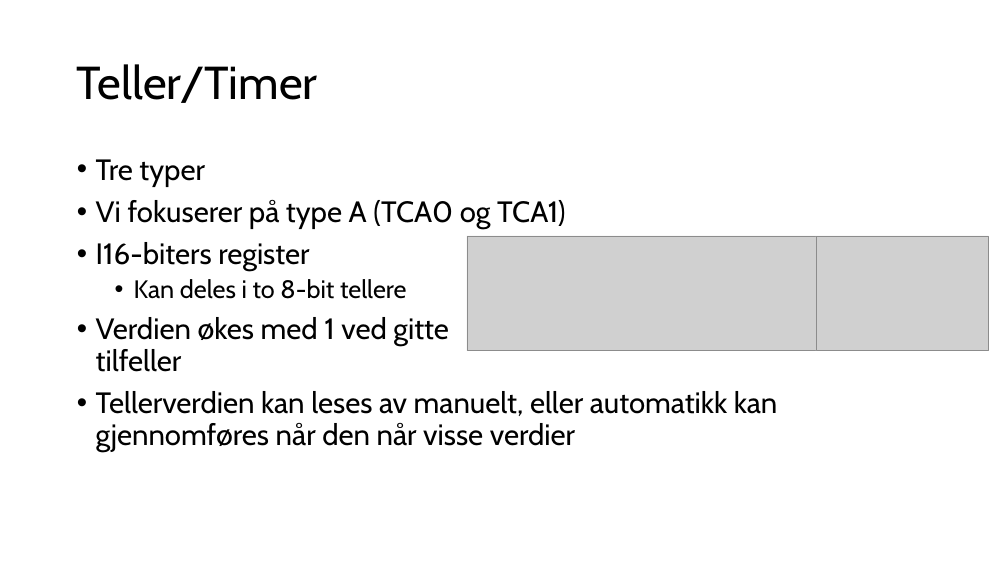
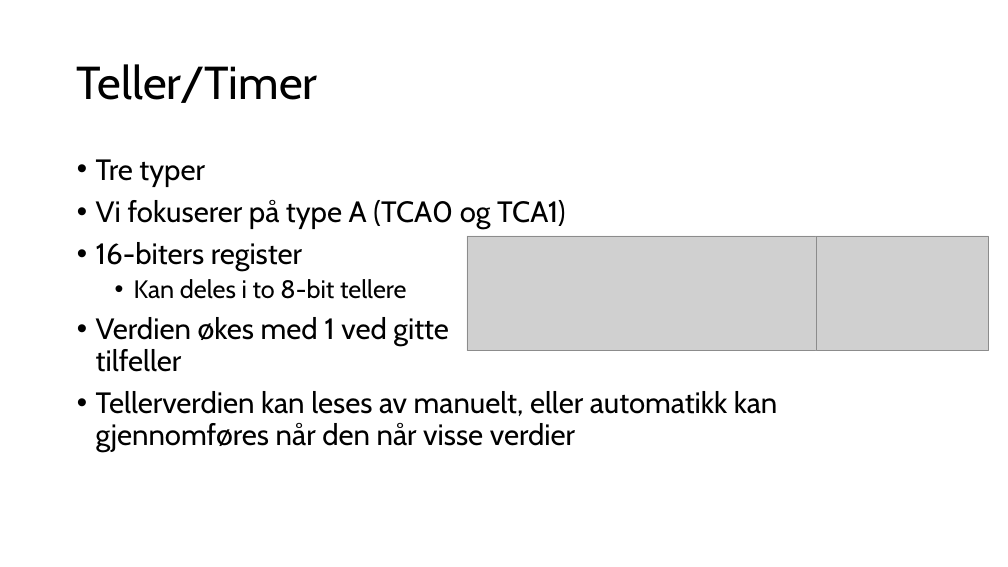
Before and after one commit to ElektraVerksted/AVR-kurs, a slide deck: slide 15 of Kursdag 2/Dag to.pptx. Drawn at 1008x567 pixels with LibreOffice and Linux fonts; fonts in the diff are those of the drawing; grey boxes stand for pictures. Boxes give left, top, right and bottom in pixels: in the first picture for what was removed or moved away, otherwise in the second. Text is boxed around its words. In the diff, an @@ line names an element or a change of style, - is before the commit and + after.

```diff
--- a/Kursdag 2/Dag to.pptx
+++ b/Kursdag 2/Dag to.pptx
@@ text at (x1=96, y1=242, x2=302, y2=271): text changed @@
-• I16-biters register
+• 16-biters register
```
Also in this commit, not shown: 3 other slides changed, 2 slides added, 1 other file.
